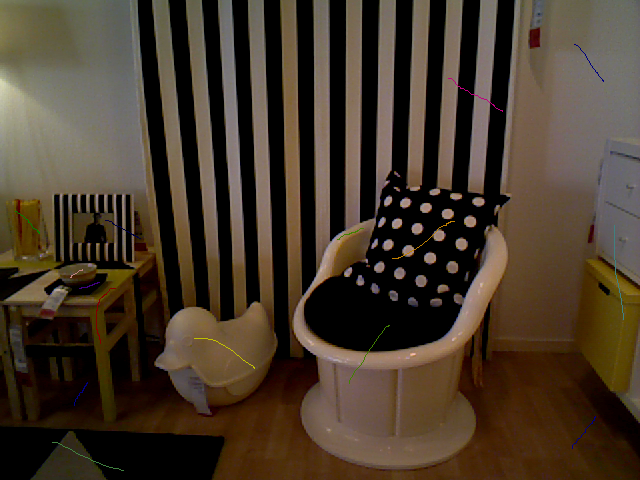
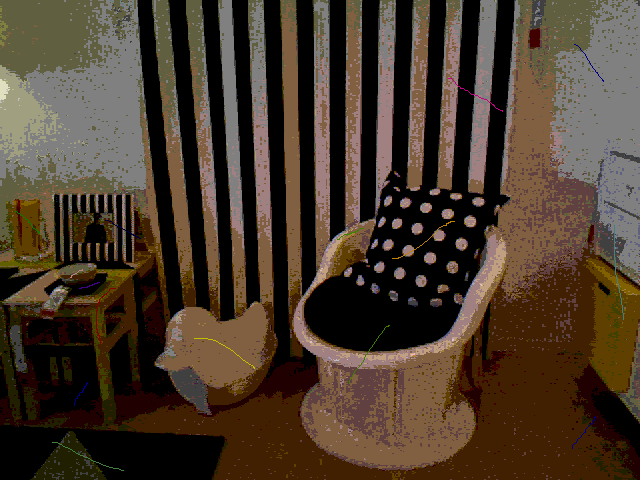
Comparing the layer stacks of the two 640x480 images. Changes:
painted on "31.png" over [0, 0, 640, 480]
